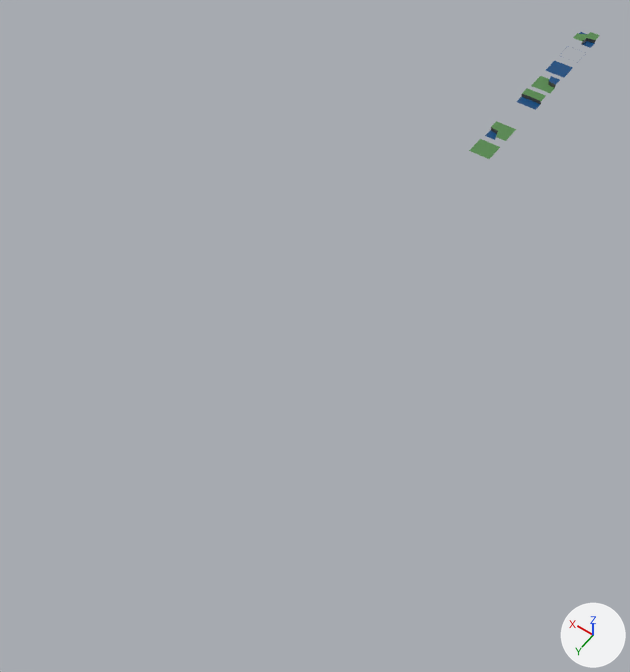
What one commit did to the Blender file SourceData/Tiles.blend.
The view is the same before and after, from a 50 mm camera at (-22.9, 78.8, 50.8) aimed at (2.0, 43.9, -4.0). The axes (+X, +Y, +Z) are drawn at lower right. The lights are the same throughout.

In view in the first picture: 'Tile0000', 'Tile1000', 'Tile1001', 'Tile1010', 'Tile1101', 'Tile1111'.
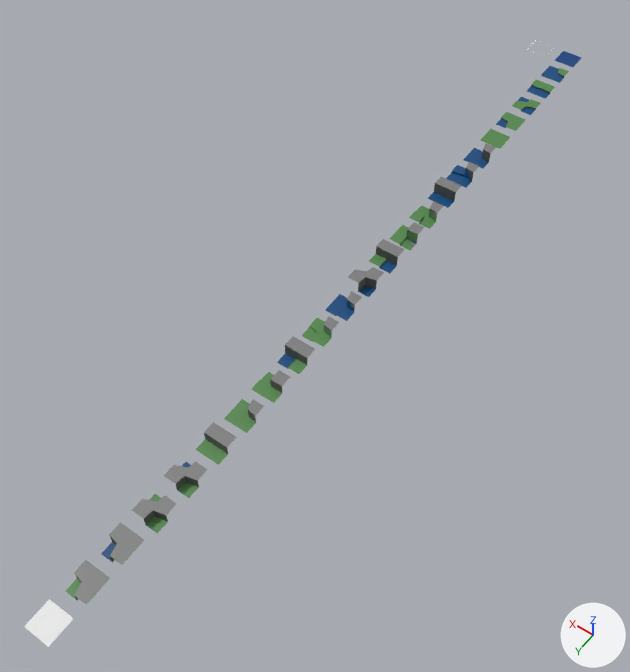
Where the change shows, as pixel boxes [x1, y1, x2, y2] in the pictures (630 x 672 px):
'Tile3333', added
    after: [24, 599, 74, 647]
'Tile3313', added
    after: [65, 560, 110, 605]
'Tile3131', added
    after: [132, 494, 177, 534]
'Tile3303', added
    after: [101, 522, 144, 565]
'Tile3113', added
    after: [196, 422, 236, 465]
'Tile3130', added
    after: [164, 462, 208, 498]
'Tile3103', added
    after: [277, 336, 315, 374]
'Tile3111', added (green)
    after: [224, 399, 264, 433]
'Tile3110', added
    after: [251, 370, 290, 403]
'Tile3013', added
    after: [369, 239, 405, 273]
'Tile1111', moved
    before: [469, 139, 500, 159]
    after: [480, 129, 510, 149]
'Tile3101', added (green)
    after: [302, 316, 339, 347]
'Tile1101', moved
    before: [485, 121, 516, 141]
    after: [496, 112, 526, 131]
'Tile1001', moved
    before: [517, 88, 546, 110]
    after: [527, 80, 555, 99]
'Tile3003', added
    after: [428, 177, 461, 208]
'Tile3030', added
    after: [348, 267, 384, 297]
'Tile3100', added (blue)
    after: [325, 291, 362, 321]
'Tile1000', moved
    before: [531, 76, 560, 93]
    after: [541, 66, 569, 83]
'Tile1010', moved
    before: [573, 32, 600, 48]
    after: [512, 97, 540, 115]
'Tile3011', added (green)
    after: [390, 223, 424, 251]
'Tile0000', moved
    before: [545, 61, 573, 78]
    after: [554, 51, 582, 67]
'Tile3010', added (green)
    after: [409, 201, 443, 229]
'Tile3001', added (blue)
    after: [446, 162, 479, 188]
'Tile3000', added
    after: [463, 143, 496, 168]

Patch to the scene script:
```diff
--- a/SourceData/Tiles.blend.py
+++ b/SourceData/Tiles.blend.py
@@ me_plane_004 @@
+me_plane_004.from_pydata([(-1.0, -1.0, 1.0), (1.0, -1.0, 1.0), (-1.0, 1.0, 1.0), (1.0, 1.0, 1.0)], [], [(2, 0, 3), (1, 3, 0)])
+me_plane_004.materials.append(mat_material_007)  # its picture is missing
@@ ob_tile1101 @@
 ob_tile1101 = bpy.data.objects.new('Tile1101', me_cube)
-ob_tile1101.location = (0.0, 18.0, 0.0)
+ob_tile1101.location = (0.0, 16.0, 0.0)
@@ ob_tile0000 @@
 ob_tile0000 = bpy.data.objects.new('Tile0000', me_plane)
-ob_tile0000.location = (0.0, 6.0, 0.0)
+ob_tile0000.location = (0.0, 4.0, 0.0)
@@ ob_tile1111 @@
 ob_tile1111 = bpy.data.objects.new('Tile1111', me_plane_001)
-ob_tile1111.location = (0.0, 21.0, 0.0)
+ob_tile1111.location = (0.0, 19.0, 0.0)
@@ ob_tile1001 @@
 ob_tile1001 = bpy.data.objects.new('Tile1001', me_plane_002)
-ob_tile1001.location = (0.0, 12.0, 0.0)
+ob_tile1001.location = (0.0, 10.0, 0.0)
@@ ob_tile1000 @@
 ob_tile1000 = bpy.data.objects.new('Tile1000', me_plane_003)
-ob_tile1000.location = (0.0, 9.0, 0.0)
+ob_tile1000.location = (0.0, 7.0, 0.0)
@@ ob_tile1010 @@
 ob_tile1010 = bpy.data.objects.new('Tile1010', me_cube_001)
-ob_tile1010.location = (0.0, 0.0, 0.0)
+ob_tile1010.location = (0.0, 13.0, 0.0)
@@ ob_tile3101 @@
+ob_tile3101 = bpy.data.objects.new('Tile3101', me_plane_033)  # 16 vertices, 13 faces; spans x -1.0..1.0, y -1.0..1.0, z 0.0..1.0; in mat_material_028 (picture img_tile3111_bmp_001)
+ob_tile3101.location = (0.0, 46.0, 0.0)
@@ ob_tile3001 @@
+ob_tile3001 = bpy.data.objects.new('Tile3001', me_plane_032)  # 13 vertices, 13 faces; spans x -1.0..1.0, y -1.0..1.0, z 0.0..1.0; in mat_material_036 (picture img_tile3000_bmp_002)
+ob_tile3001.location = (0.0, 25.0, 0.0)
@@ ob_tile3110 @@
+ob_tile3110 = bpy.data.objects.new('Tile3110', me_plane_031)  # 13 vertices, 12 faces; spans x -1.0..1.0, y -1.0..1.0, z 0.0..1.0; in mat_material_033 (picture img_tile3111_bmp_002)
+ob_tile3110.location = (0.0, 52.0, 0.0)
+ob_tile3110.scale = (1.0, -1.0, 1.0)
@@ ob_tile3100 @@
+ob_tile3100 = bpy.data.objects.new('Tile3100', me_plane_028)  # 13 vertices, 13 faces; spans x -1.0..1.0, y -1.0..1.0, z 0.0..1.0; in mat_material_036 (picture img_tile3000_bmp_002)
+ob_tile3100.location = (0.0, 43.0, 0.0)
@@ ob_tile3011 @@
+ob_tile3011 = bpy.data.objects.new('Tile3011', me_plane_022)  # 13 vertices, 12 faces; spans x -1.0..1.0, y -1.0..1.0, z 0.0..1.0; in mat_material_033 (picture img_tile3111_bmp_002)
+ob_tile3011.location = (0.0, 34.0, 0.0)
@@ ob_tile3010 @@
+ob_tile3010 = bpy.data.objects.new('Tile3010', me_plane_017)  # 16 vertices, 13 faces; spans x -1.0..1.0, y -1.0..1.0, z 0.0..1.0; in mat_material_028 (picture img_tile3111_bmp_001)
+ob_tile3010.location = (0.0, 31.0, 0.0)
@@ ob_tile3013 @@
+ob_tile3013 = bpy.data.objects.new('Tile3013', me_plane_016)  # 12 vertices, 11 faces; spans x -1.0..1.0, y -1.0..1.0, z 0.0..1.0; in mat_material_027 (picture img_tile3103_bmp_006)
+ob_tile3013.location = (0.0, 37.0, 0.0)
@@ ob_tile3103 @@
+ob_tile3103 = bpy.data.objects.new('Tile3103', me_plane_011)  # 12 vertices, 11 faces; spans x -1.0..1.0, y -1.0..1.0, z 0.0..1.0; in mat_material_023 (picture img_tile3103_bmp_001)
+ob_tile3103.location = (0.0, 49.0, 0.0)
@@ ob_tile3130 @@
+ob_tile3130 = bpy.data.objects.new('Tile3130', me_cube_006)  # 21 vertices, 26 faces; spans x -1.0..1.0, y -1.0..1.0, z 0.0..1.0; in mat_material_017 (picture img_tile3130_bmp)
+ob_tile3130.location = (0.0, 61.0, 0.0)
@@ ob_tile3111 @@
+ob_tile3111 = bpy.data.objects.new('Tile3111', me_plane_010)  # 10 vertices, 10 faces; spans x -1.0..1.0, y -1.0..1.0, z 0.15..1.0; in mat_material_016 (picture img_tile3111_bmp)
+ob_tile3111.location = (0.0, 55.0, 0.0)
@@ ob_tile3113 @@
+ob_tile3113 = bpy.data.objects.new('Tile3113', me_plane_009)  # 8 vertices, 6 faces; spans x -1.0..1.0, y -1.0..1.0, z 0.15..1.0; in mat_material_015 (picture img_tile3113_bmp)
+ob_tile3113.location = (0.0, 58.0, 0.0)
@@ ob_tile3131 @@
+ob_tile3131 = bpy.data.objects.new('Tile3131', me_cube_005)  # 21 vertices, 26 faces; spans x -1.0..1.0, y -1.0..1.0, z 0.15..1.0; in mat_material_014 (picture img_tile3131_bmp)
+ob_tile3131.location = (0.0, 64.0, 0.0)
@@ ob_tile3313 @@
+ob_tile3313 = bpy.data.objects.new('Tile3313', me_cube_004)  # 12 vertices, 12 faces; spans x -1.0..1.0, y -1.0..1.0, z 0.15..1.0; in mat_material_013 (picture img_tile3313_bmp)
+ob_tile3313.location = (0.0, 70.0, 0.0)
@@ ob_tile3000 @@
+ob_tile3000 = bpy.data.objects.new('Tile3000', me_plane_007)  # 10 vertices, 10 faces; spans x -1.0..1.0, y -1.0..1.0, z 0.0..1.0; in mat_material_011 (picture img_tile3000_bmp)
+ob_tile3000.location = (0.0, 22.0, 0.0)
@@ ob_tile3003 @@
+ob_tile3003 = bpy.data.objects.new('Tile3003', me_plane_006)  # 8 vertices, 6 faces; spans x -1.0..1.0, y -1.0..1.0, z 0.0..1.0; in mat_material_010 (picture img_tile3003_bmp)
+ob_tile3003.location = (0.0, 28.0, 0.0)
@@ ob_tile3030 @@
+ob_tile3030 = bpy.data.objects.new('Tile3030', me_cube_003)  # 21 vertices, 26 faces; spans x -1.0..1.0, y -1.0..1.0, z 0.0..1.0; in mat_material_009 (picture img_tile3030_bmp)
+ob_tile3030.location = (0.0, 40.0, 0.0)
@@ ob_tile3303 @@
+ob_tile3303 = bpy.data.objects.new('Tile3303', me_cube_002)  # 12 vertices, 12 faces; spans x -1.0..1.0, y -1.0..1.0, z 0.0..1.0; in mat_material_008 (picture img_tile3303_bmp)
+ob_tile3303.location = (0.0, 67.0, 0.0)
@@ ob_tile3333 @@
+ob_tile3333 = bpy.data.objects.new('Tile3333', me_plane_004)
+ob_tile3333.location = (0.0, 73.0, 0.0)
```
